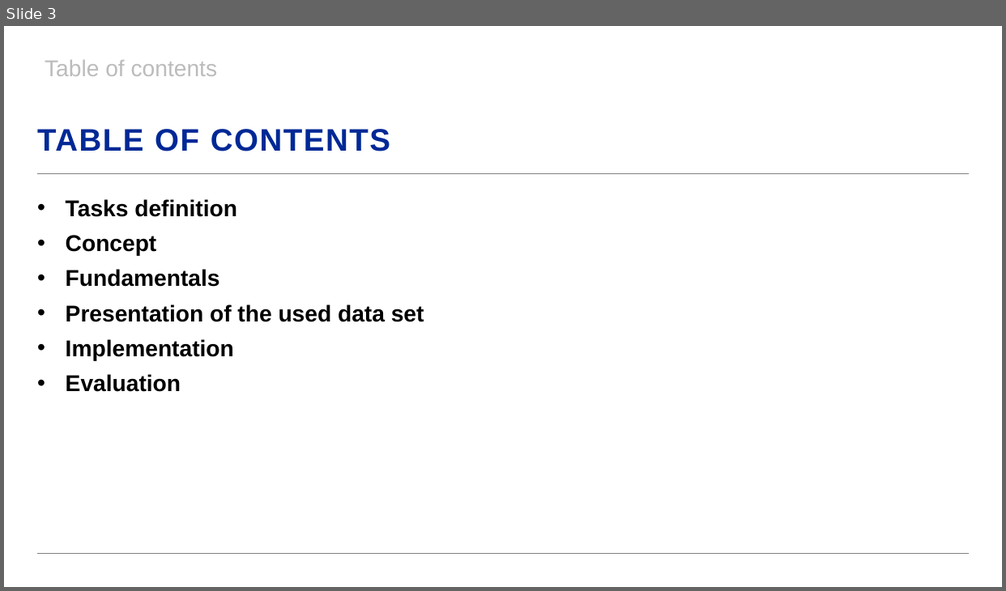
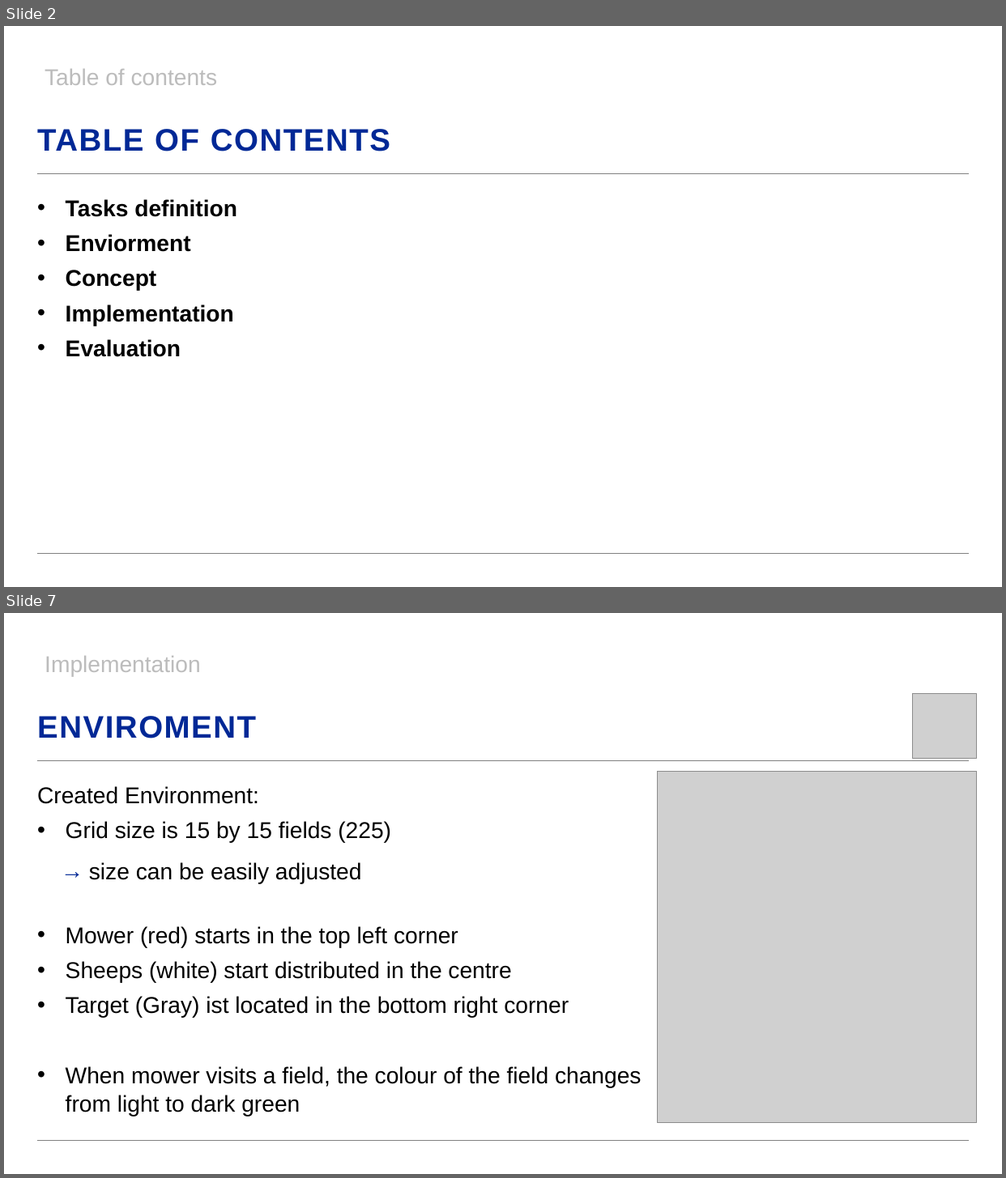
Before and after one commit to dominik-buecher/Architectur_Planning, a slide deck: Architecture_and_Planning.pptx. Shown one above the other, each under a label of ours: slide 3 before the commit, slides 2 and 7 after it; the slides between them are not shown. The pictures are 1006x591 and 1006x1178 pixels, drawn with LibreOffice and Linux fonts; fonts in the diff are those of the drawing; grey boxes stand for pictures; background and template pictures are left out. Boxes give left, top, right and bottom in pixels: in the first picture for what was removed or moved away, otherwise in the second. Text is boxed around its words. In the diff, an @@ line names an element or a change of style, - is before the commit and + after.

```diff
--- a/Architecture_and_Planning.pptx
+++ b/Architecture_and_Planning.pptx
@@ slide 7 added at [4,613,1002,1174], background #FFFFFF; not listed: 2 template elements that a slide beside it also shows @@
@@ text added at [44,656,201,677], 22 pt, text #BCBCBC @@
+Implementation
@@ picture added at [913,694,978,758] @@
@@ title added at [37,716,256,739], 30 pt, text #002896, bold @@
+ENVIROMENT
@@ picture added at [658,771,978,1122] @@
@@ text added at [37,786,641,1117], 22 pt, text #000000 @@
+Created Environment:
+• Grid size is 15 by 15 fields (225)
+  → size can be easily adjusted
+• Mower (red) starts in the top left corner
+• Sheeps (white) start distributed in the centre
+• Target (Gray) ist located in the bottom right corner
+• When mower visits a field, the colour of the field changes from light to dark green
@@ what was slide 3 is now slide 2 @@
@@ slide 2 changed as well @@
@@ text "Table of contents": place and size @@
-text "Table of contents" at [44,60,218,76]
+text "Table of contents" at [44,69,218,85]
@@ text at [66,234,191,252]: paragraph added @@
+• Enviorment
@@ text at [66,269,424,322]: paragraphs removed @@
-• Fundamentals
-• Presentation of the used data set
```
Also in this commit, not shown: 12 other slides added, 5 slides removed, 21 other files.
